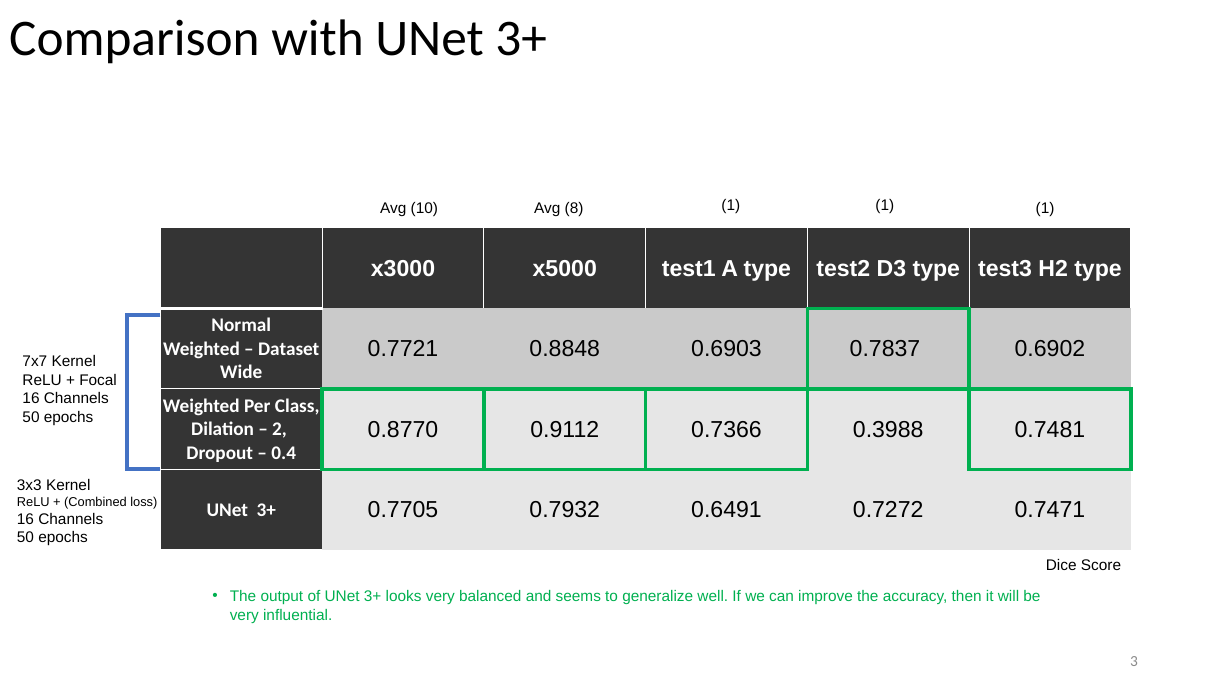
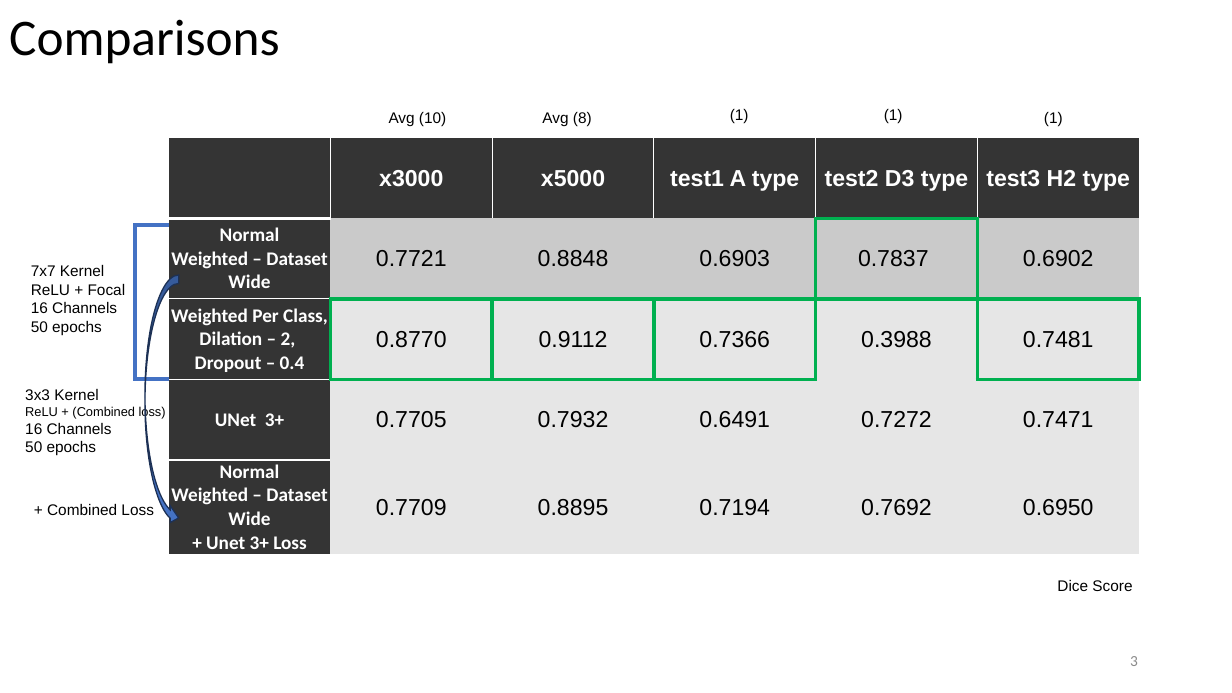
Before and after one commit to bluesaiyancodes/KITReports, a slide deck: slide 3 of reports/[SS] Weekly Update 23-07-01.pptx. Drawn at 1232x693 pixels with LibreOffice and Linux fonts; fonts in the diff are those of the drawing. Boxes give left, top, right and bottom in pixels: in the first picture for what was removed or moved away, otherwise in the second. Text is boxed around its words. In the diff, an @@ line names an element or a change of style, - is before the commit and + after.

```diff
--- a/reports/[SS] Weekly Update 23-07-01.pptx
+++ b/reports/[SS] Weekly Update 23-07-01.pptx
@@ title at <box>9,19,280,64</box>: text changed @@
-Comparison with UNet 3+
+Comparisons
@@ table at <box>169,138,1140,553</box> @@
+row 5: Normal Weighted – Dataset Wide / + Unet 3+ Loss | 0.7709 | 0.8895 | 0.7194 | 0.7692 | 0.6950
@@ table: place and size @@
-table at <box>161,228,1131,551</box>
+table at <box>169,138,1140,553</box>
@@ 7 texts, 3 lines: place and size @@
-7 texts, 3 lines at <box>17,199,1055,546</box>
+7 texts, 3 lines at <box>25,109,1063,456</box>
@@ curved right arrow added at <box>145,275,178,527</box>, fill #4472C4, outline #1E3256 1 pt @@
@@ text added at <box>47,504,153,515</box>, 12 pt, text #000000 @@
++ Combined Loss
@@ text removed at <box>230,590,1040,623</box> @@
-• The output of UNet 3+ looks very balanced and seems to generalize well. If we can improve the accuracy, then it will be very influential.
@@ text "Dice Score": place and size @@
-text "Dice Score" at <box>1046,559,1121,570</box>
+text "Dice Score" at <box>1057,580,1132,591</box>
```
Also in this commit, not shown: 12 other files.
